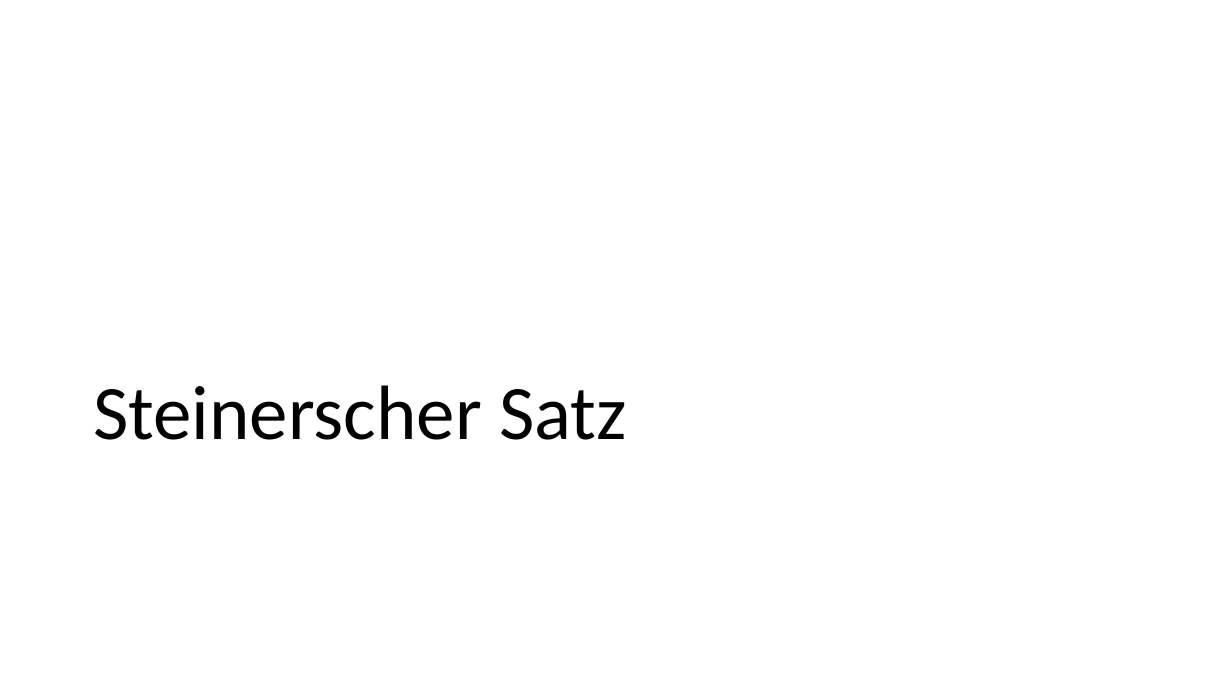
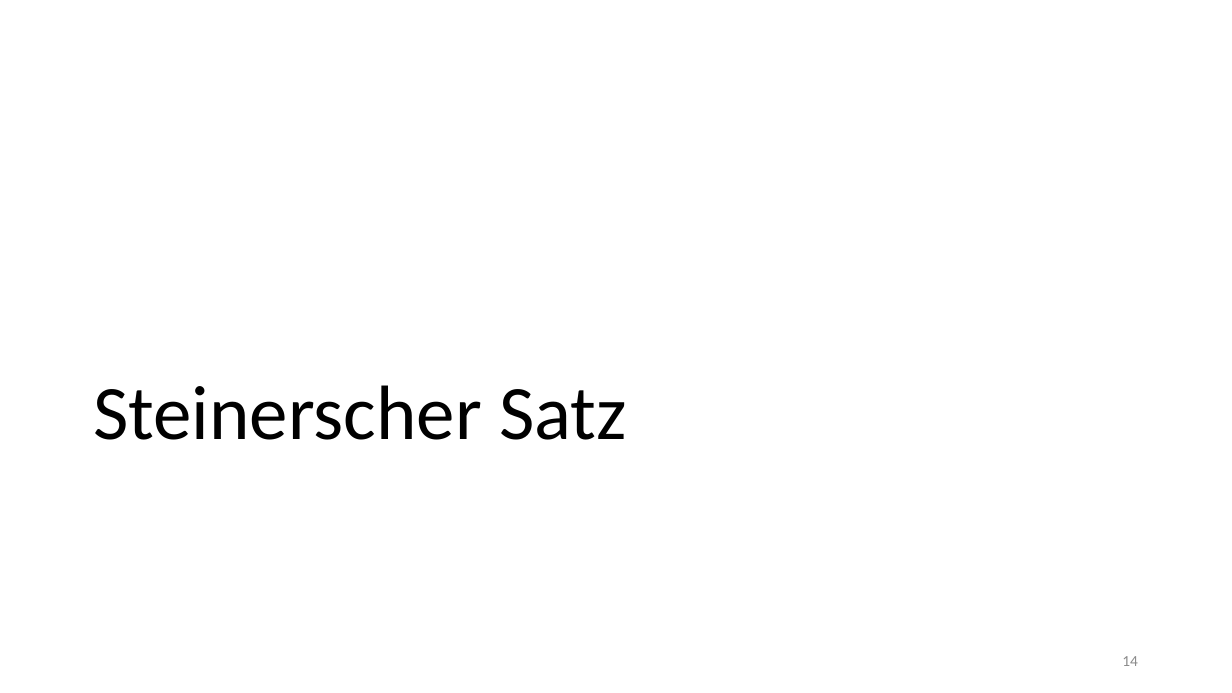
Before and after one commit to thewhitecat/grundpraktikum1, a slide deck: slide 14 of Mechanik/Mechanik.pptx (slide 13 before the commit). Drawn at 1232x693 pixels with LibreOffice and Linux fonts; fonts in the diff are those of the drawing. Boxes give left, top, right and bottom in pixels: in the first picture for what was removed or moved away, otherwise in the second. Text is boxed around its words. In the diff, an @@ line names an element or a change of style, - is before the commit and + after.

```diff
--- a/Mechanik/Mechanik.pptx
+++ b/Mechanik/Mechanik.pptx
@@ page number added at (1122, 656, 1138, 666), 12 pt, text #8C8C8C @@
+14
```
Also in this commit, not shown: 14 other slides changed, 1 slide added.
